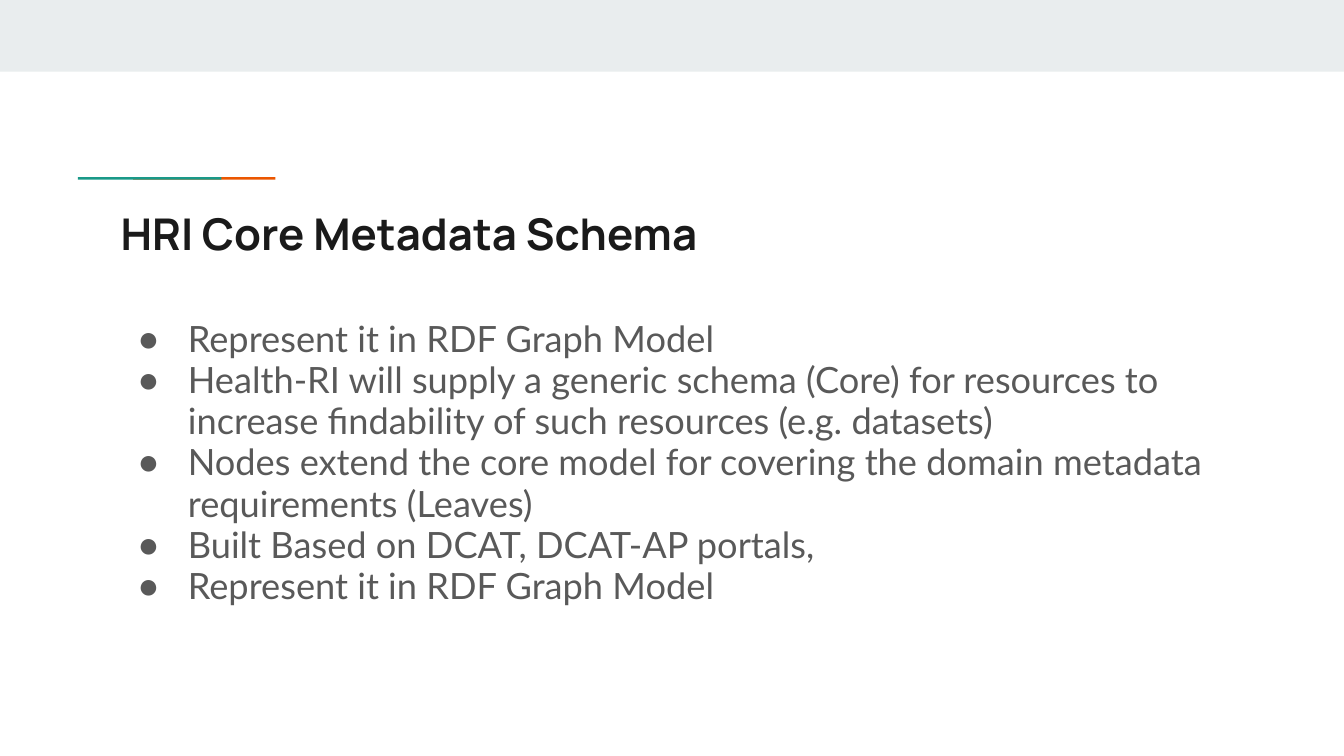
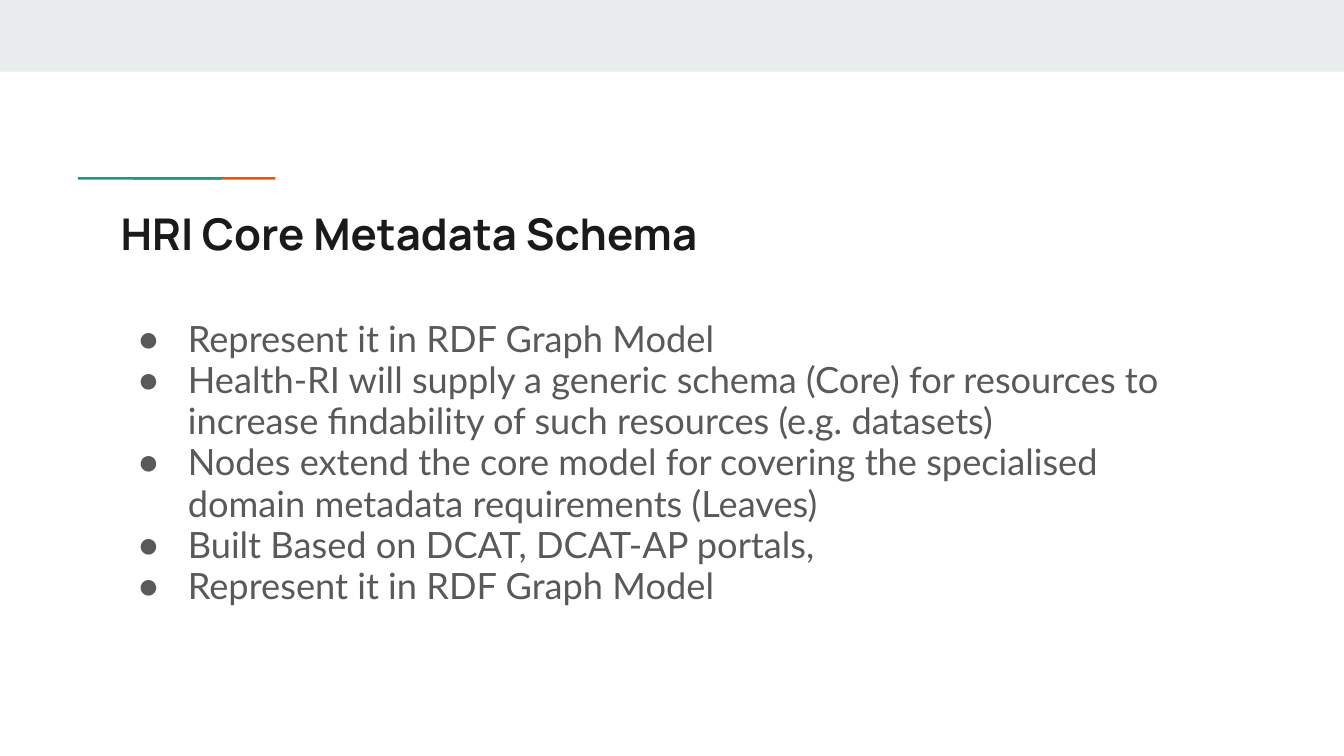
Before and after one commit to Health-RI/health-ri-metadata, a slide deck: slide 4 of Presentations/[DRAFT]HRI_Metadata_Schema_ImagingGroup_KickOff.pptx. Drawn at 1344x756 pixels with LibreOffice and Linux fonts; fonts in the diff are those of the drawing. Boxes give left, top, right and bottom in pixels: in the first picture for what was removed or moved away, otherwise in the second. Text is boxed around its words. In the diff, an @@ line names an element or a change of style, - is before the commit and + after.

```diff
--- a/Presentations/[DRAFT]HRI_Metadata_Schema_ImagingGroup_KickOff.pptx
+++ b/Presentations/[DRAFT]HRI_Metadata_Schema_ImagingGroup_KickOff.pptx
@@ text at [188,448,1097,523]: text changed @@
-● Nodes extend the core model for covering the domain metadata requirements (Leaves)
+● Nodes extend the core model for covering the specialised domain metadata requirements (Leaves)
```
Also in this commit, not shown: 10 other slides changed.
